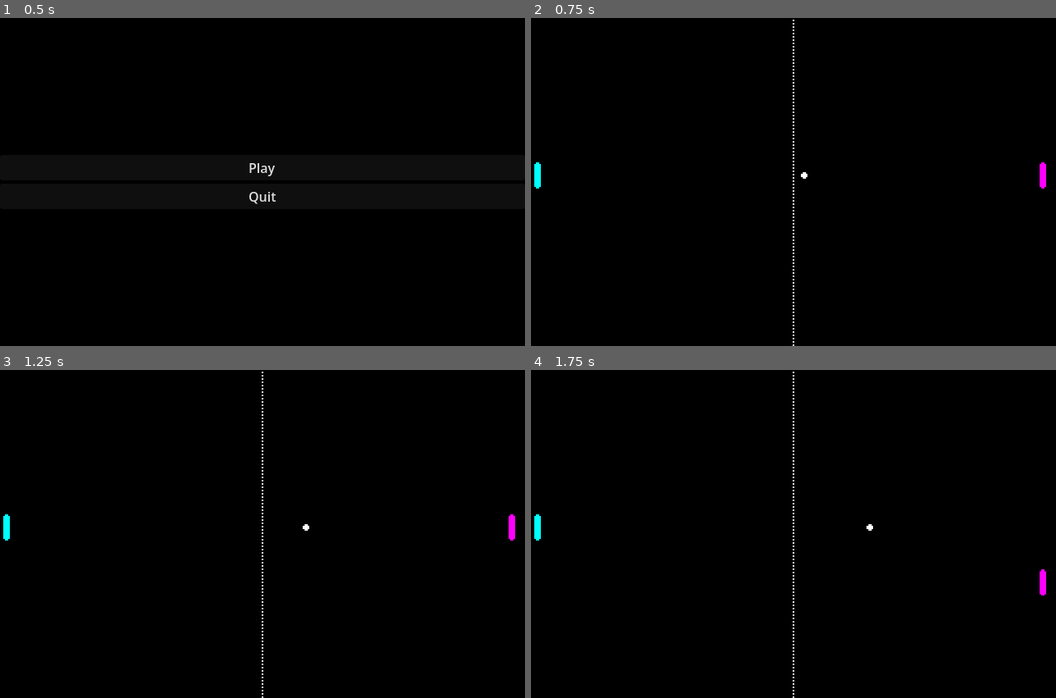
Above: before the commit, frames 1-4 (two rows, left to right).
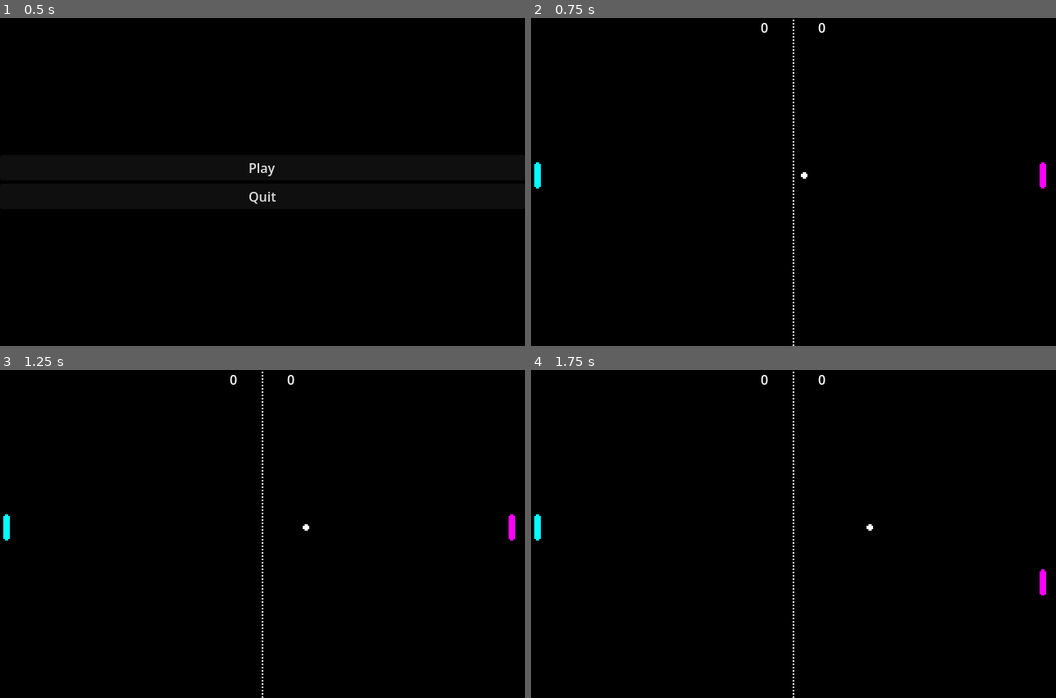
Above: after the commit, the same moments.

Repository: FabianReitz/20-games-challenge
Game: Godot game, scene res://scenes/ui/main_menu.tscn
Same seed, same stepped clock (60 frames per second), same inputs: the game is played once before the commit and once after it.
Inputs:
- Up to frame 1 (0.5 s): no input
- Up to frame 2 (0.75 s): click "Play" at 0.5 s
- Up to frame 3 (1.25 s): no input
- Up to frame 4 (1.75 s): tap Enter at 1.25 s; hold Down (right_move_down) from 1.28 s (still down)

Frame 1 is identical in both runs. In frame 2, less than 0.1% of the frame differs, in the area x 43-57%, y 1-5%; in frame 3, less than 0.1%; in frame 4, less than 0.1%.

Commit message:
[Pong] Add score counter

Diff:
--- a/1-pong/Game.tscn
+++ b/1-pong/Game.tscn
@@ -5,6 +5,8 @@
 [ext_resource type="Texture2D" uid="uid://dnv4ardrmrxbu" path="res://assets/right_pallete.png" id="2_t88pq"]
 [ext_resource type="Texture2D" uid="uid://d7qcgsbbjbpk" path="res://assets/separator.png" id="3_r0x5m"]
 [ext_resource type="Texture2D" uid="uid://df3oemmmbyv57" path="res://assets/ball.png" id="4_3mrqo"]
+[ext_resource type="Script" uid="uid://cq2u2gw2cx5eu" path="res://score_left.gd" id="6_r0x5m"]
+[ext_resource type="Script" uid="uid://y6urbnj3linj" path="res://score_right.gd" id="7_3mrqo"]
 
 [node name="Node2D" type="Node2D" unique_id=1042060894]
 script = ExtResource("1_t88pq")
@@ -24,3 +26,18 @@
 [node name="ball" type="Sprite2D" parent="." unique_id=1261924105]
 position = Vector2(320, 192)
 texture = ExtResource("4_3mrqo")
+
+[node name="score left" type="Label" parent="." unique_id=33319240]
+offset_left = 280.0
+offset_right = 320.0
+offset_bottom = 23.0
+text = "0"
+script = ExtResource("6_r0x5m")
+
+[node name="score right" type="Label" parent="." unique_id=976124047]
+offset_left = 320.0
+offset_right = 360.0
+offset_bottom = 23.0
+text = "0"
+horizontal_alignment = 2
+script = ExtResource("7_3mrqo")
--- /dev/null
+++ b/1-pong/Global.gd
@@ -0,0 +1,4 @@
+extends Node
+
+var leftScore = 0
+var rightScore = 0
--- a/1-pong/game.gd
+++ b/1-pong/game.gd
@@ -4,6 +4,7 @@
 var screen_size
 var pad_size
 var direction = Vector2(1.0, 0.0)
+
 
 # Constant for ball speed (in pixels/second)
 const INITIAL_BALL_SPEED = 80
@@ -19,6 +20,12 @@
 	pad_size = get_node("left").texture.get_size()
 	set_process(true)
 
+func score(side: String) -> void:
+	print("Point for ", side)
+	if(side == 'Left'):
+		Global.leftScore += 1
+	if(side == 'Right'):
+		Global.rightScore += 1
 
 # Called every frame. 'delta' is the elapsed time since the previous frame.
 func _process(delta: float) -> void:
@@ -39,6 +46,10 @@
 		ball_speed *= 1.1
 	# Check gameover
 	if (ball_pos.x < 0 or ball_pos.x > screen_size.x):
+		if(ball_pos.x < 0):
+			score('Right')
+		if(ball_pos.x > screen_size.x):
+			score('Left')
 		ball_pos = screen_size*0.5
 		ball_speed = INITIAL_BALL_SPEED
 		direction = Vector2(-1, 0)
--- a/1-pong/project.godot
+++ b/1-pong/project.godot
@@ -14,6 +14,10 @@
 run/main_scene="uid://8p7m16x0dxvk"
 config/features=PackedStringArray("4.6", "Forward Plus")
 config/icon="res://icon.svg"
+
+[autoload]
+
+Global="*uid://53ti8sc1cns6"
 
 [display]
 
--- /dev/null
+++ b/1-pong/score_left.gd
@@ -0,0 +1,4 @@
+extends Label
+
+func _process(delta: float) -> void:
+	self.text = str(Global.leftScore)
--- /dev/null
+++ b/1-pong/score_right.gd
@@ -0,0 +1,5 @@
+extends Label
+
+
+func _process(delta: float) -> void:
+	self.text = str(Global.rightScore)
Not shown, added: 1-pong/Global.gd.uid
Not shown, added: 1-pong/score_left.gd.uid
Not shown, added: 1-pong/score_right.gd.uid
